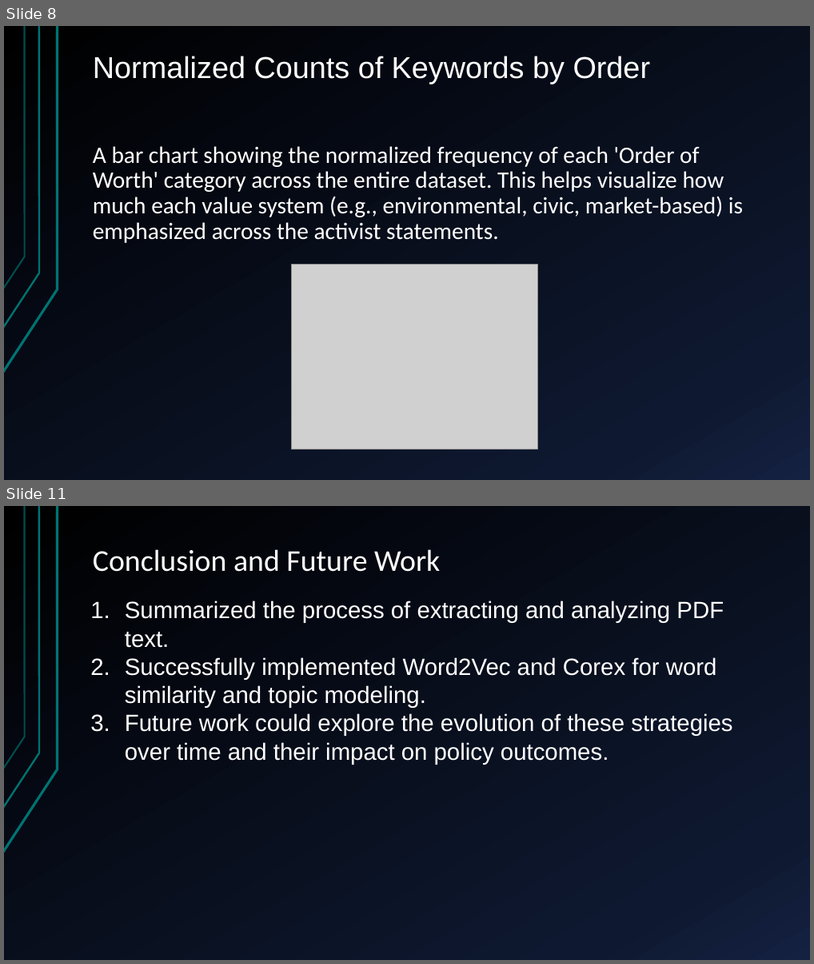
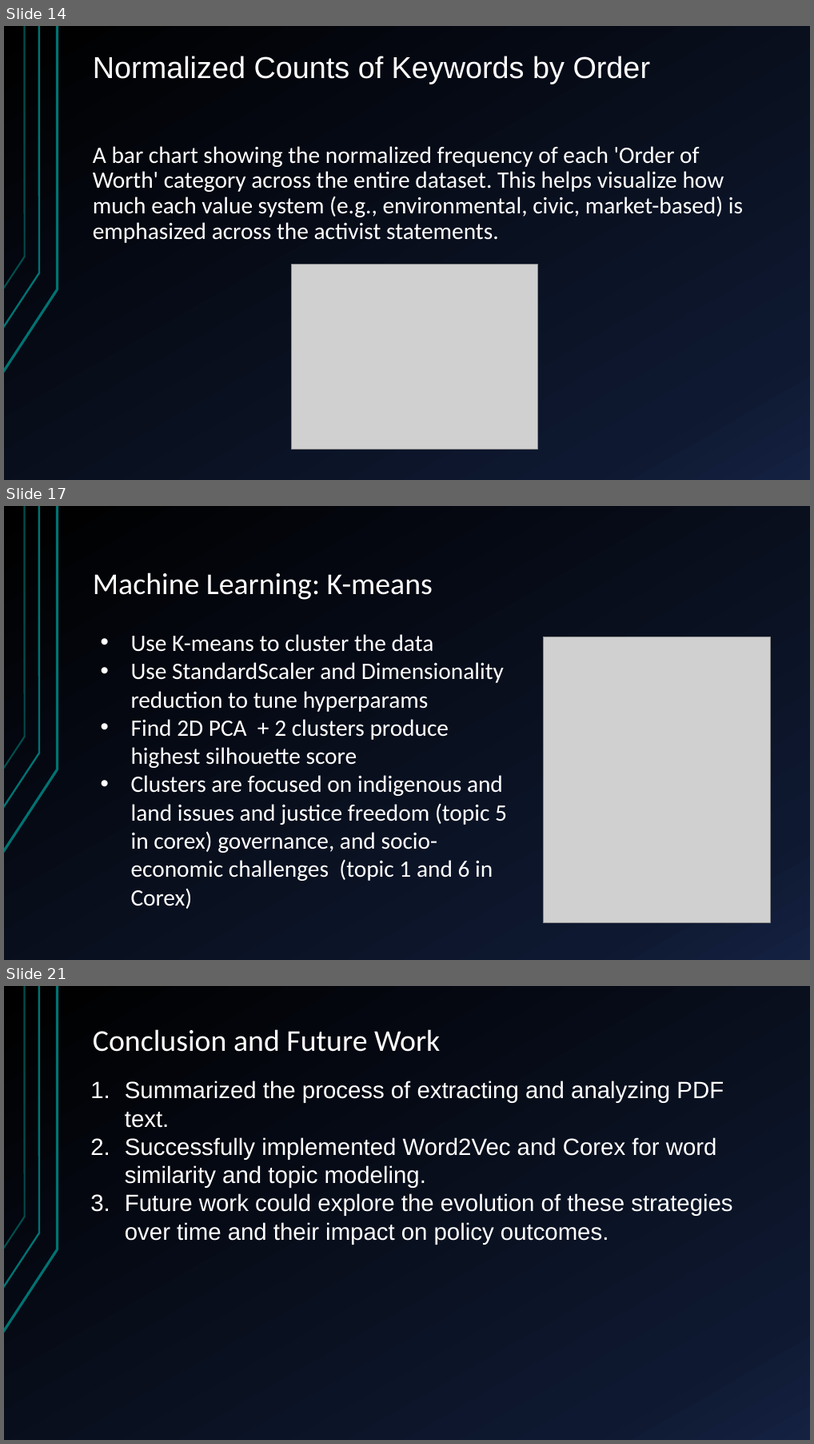
Before and after one commit to shrekapoor99/Springboard, a slide deck: Capstone_Presentation/CapstoneProject Presentation.pptm. Shown one above the other, each under a label of ours: slides 8 and 11 before the commit, slides 14, 17 and 21 after it; the slides between them are not shown. The pictures are 814x964 and 814x1444 pixels, drawn with LibreOffice and Linux fonts; fonts in the diff are those of the drawing; grey boxes stand for pictures. Boxes give left, top, right and bottom in pixels: in the first picture for what was removed or moved away, otherwise in the second. Text is boxed around its words. In the diff, an @@ line names an element or a change of style, - is before the commit and + after.

```diff
--- a/Capstone_Presentation/CapstoneProject Presentation.pptm
+++ b/Capstone_Presentation/CapstoneProject Presentation.pptm
@@ slide 17 added at (4,506,810,960), background gradient #000000 to #0F1931 to #142242; not listed: 3 template elements that a slide beside it also shows @@
@@ title added at (93,572,433,600), 36 pt, text #FFFFFF @@
+Machine Learning: K-means
@@ text added at (131,634,507,908), 28 pt, text #FFFFFF @@
+• Use K-means to cluster the data
+• Use StandardScaler and Dimensionality reduction to tune hyperparams
+• Find 2D PCA + 2 clusters produce highest silhouette score
+• Clusters are focused on indigenous and land issues and justice freedom (topic 5 in corex) governance, and socio-economic challenges (topic 1 and 6 in Corex)
@@ picture added at (543,637,770,922) @@
@@ what was slide 8 is now slide 14 @@
@@ what was slide 11 is now slide 21 @@
```
Also in this commit, not shown: 2 slides changed, 9 other slides added.
